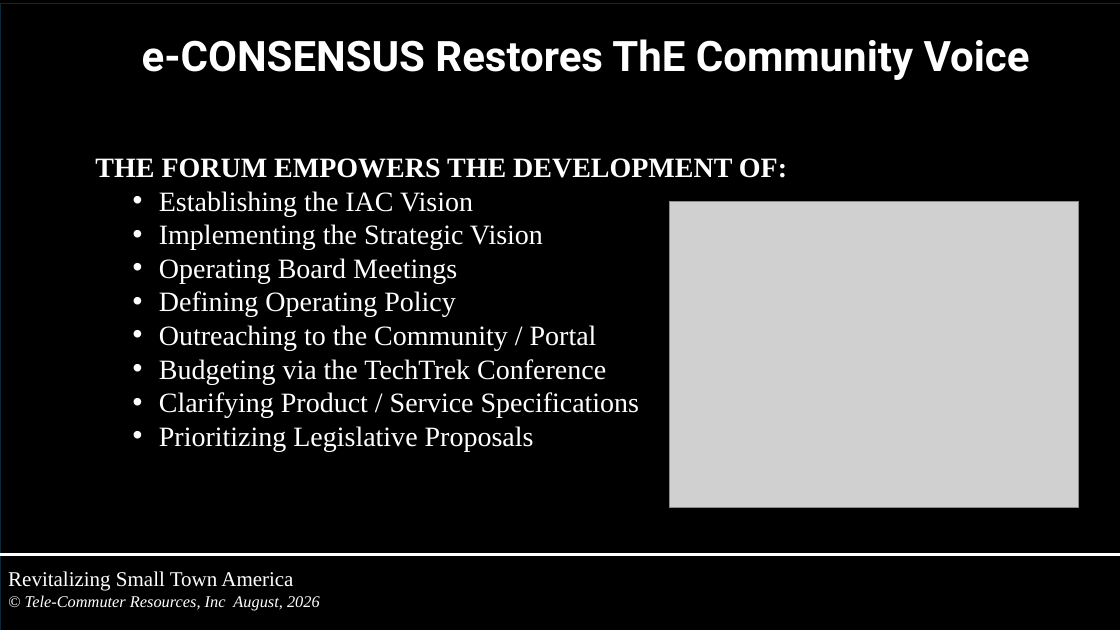
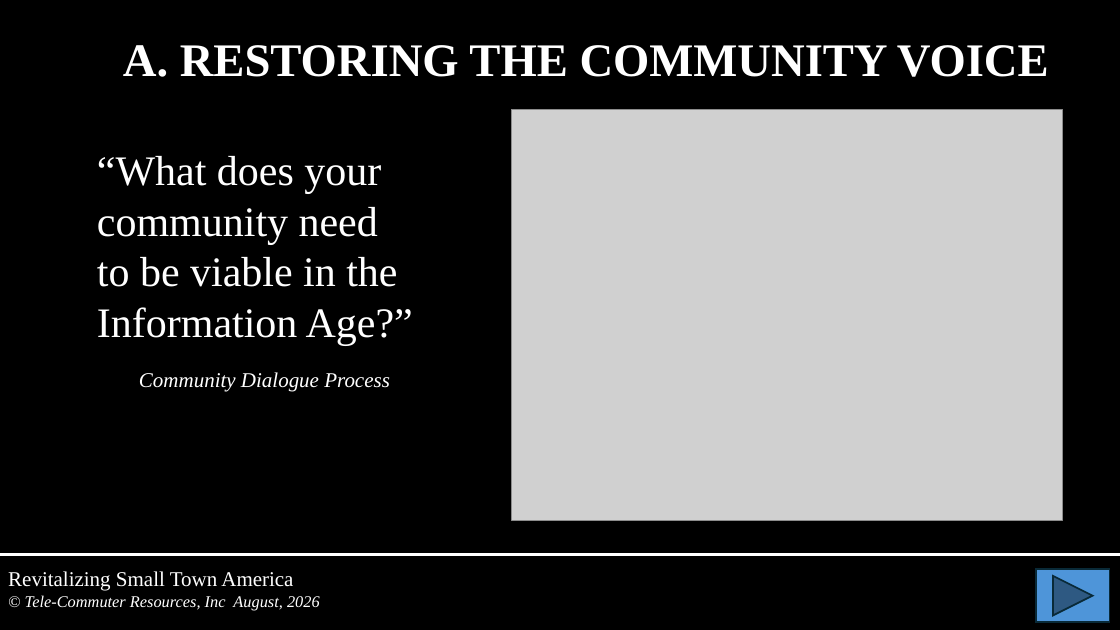
Before and after one commit to tcr-iac/iac-community-portal, a slide deck: slide 21 of files/Tools-Intro-for-Tom.pptx (slide 17 before the commit). Drawn at 1120x630 pixels with LibreOffice and Linux fonts; fonts in the diff are those of the drawing; grey boxes stand for pictures. Boxes give left, top, right and bottom in pixels: in the first picture for what was removed or moved away, otherwise in the second. Text is boxed around its words. In the diff, an @@ line names an element or a change of style, - is before the commit and + after.

Commit message:
Update Tools Intro PPT and make adjoining Service Center boundaries viewport-based
- Swap in John's latest Tools Intro PPT (uploaded today with "many changes"),
  replacing the old version under the same filename so the home page logo
  link keeps working
- neighborhood-map.html: adjoining SC boundaries were previously a fixed
  list computed once at load (nearest 6 within a hardcoded radius). Per
  John's request, they're now recomputed on every zoom/pan to show whatever
  Service Centers are actually visible on screen, dropping ones that scroll
  out of view. Fetched boundary geometry is cached per SC so re-showing one
  doesn't refetch it.
- Capped to the nearest 10 on-screen SCs at once — testing showed loading
  20+ simultaneously (e.g. zoomed out to a wide view) crashes the browser
  tab, since each one costs a live TIGERweb fetch plus a client-side
  polygon dissolve

```diff
--- a/files/Tools-Intro-for-Tom.pptx
+++ b/files/Tools-Intro-for-Tom.pptx
@@ rectangle removed at box(0, 3, 1120, 630) @@
@@ text at box(123, 45, 1049, 77): text changed; size 36 to 40 pt; font Roboto to Times New Roman @@
-e-CONSENSUS Restores ThE Community Voice
+A. RESTORING THE COMMUNITY VOICE
@@ picture: place and size @@
-picture at box(670, 202, 1080, 507)
+picture at box(512, 109, 1063, 521)
@@ text at box(97, 156, 413, 392): text changed; size 24 to 36 pt @@
-THE FORUM EMPOWERS THE DEVELOPMENT OF:
-• Establishing the IAC Vision
-• Implementing the Strategic Vision
-• Operating Board Meetings
-• Defining Operating Policy
-• Outreaching to the Community / Portal
-• Budgeting via the TechTrek Conference
-• Clarifying Product / Service Specifications
-• Prioritizing Legislative Proposals
+“What does your community need to be viable in the Information Age?”
+Community Dialogue Process
@@ action button forward next added at box(1036, 570, 1110, 623), fill #4E95D9, outline #092A39 1.5 pt @@
```
Also in this commit, not shown: 13 other slides changed, 31 slides added, 2 slides removed, 1 other file.
